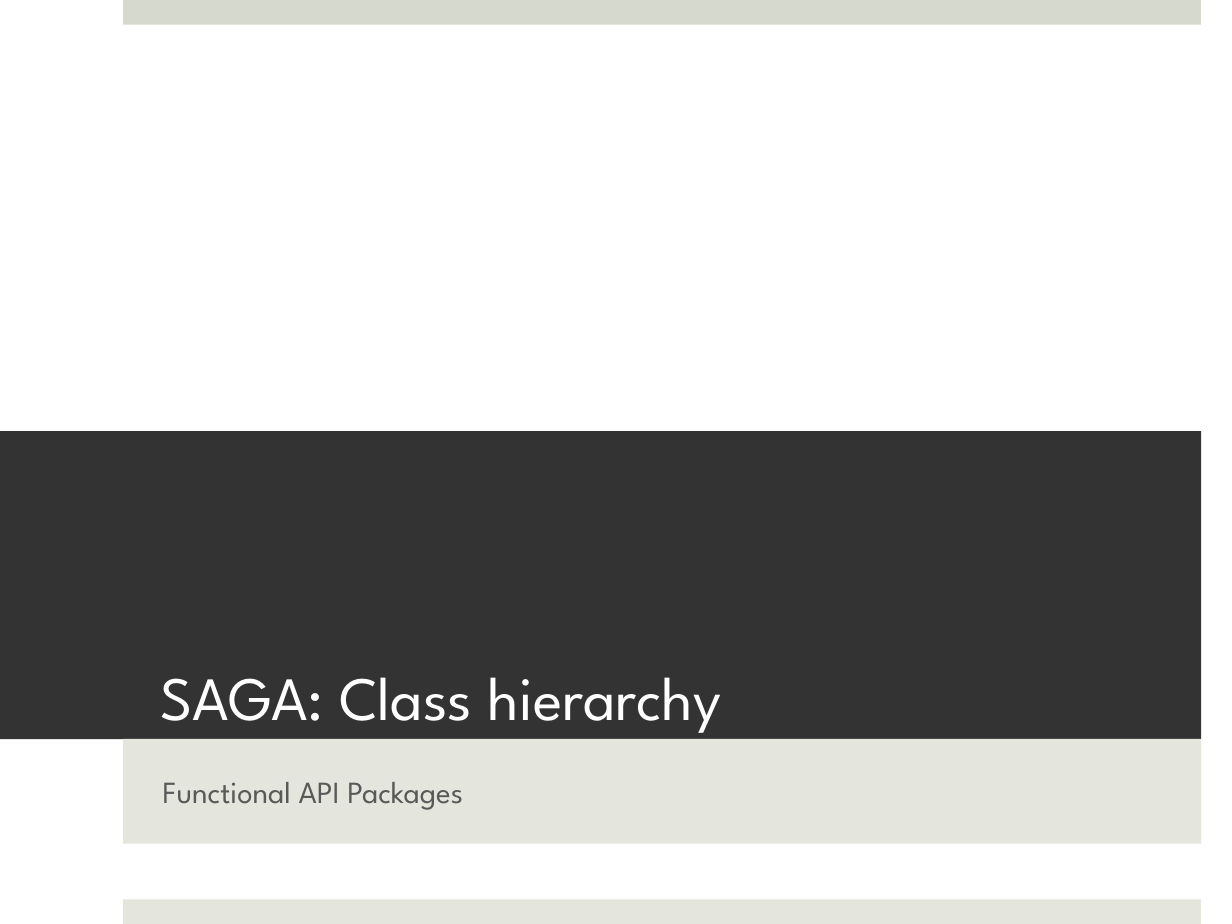
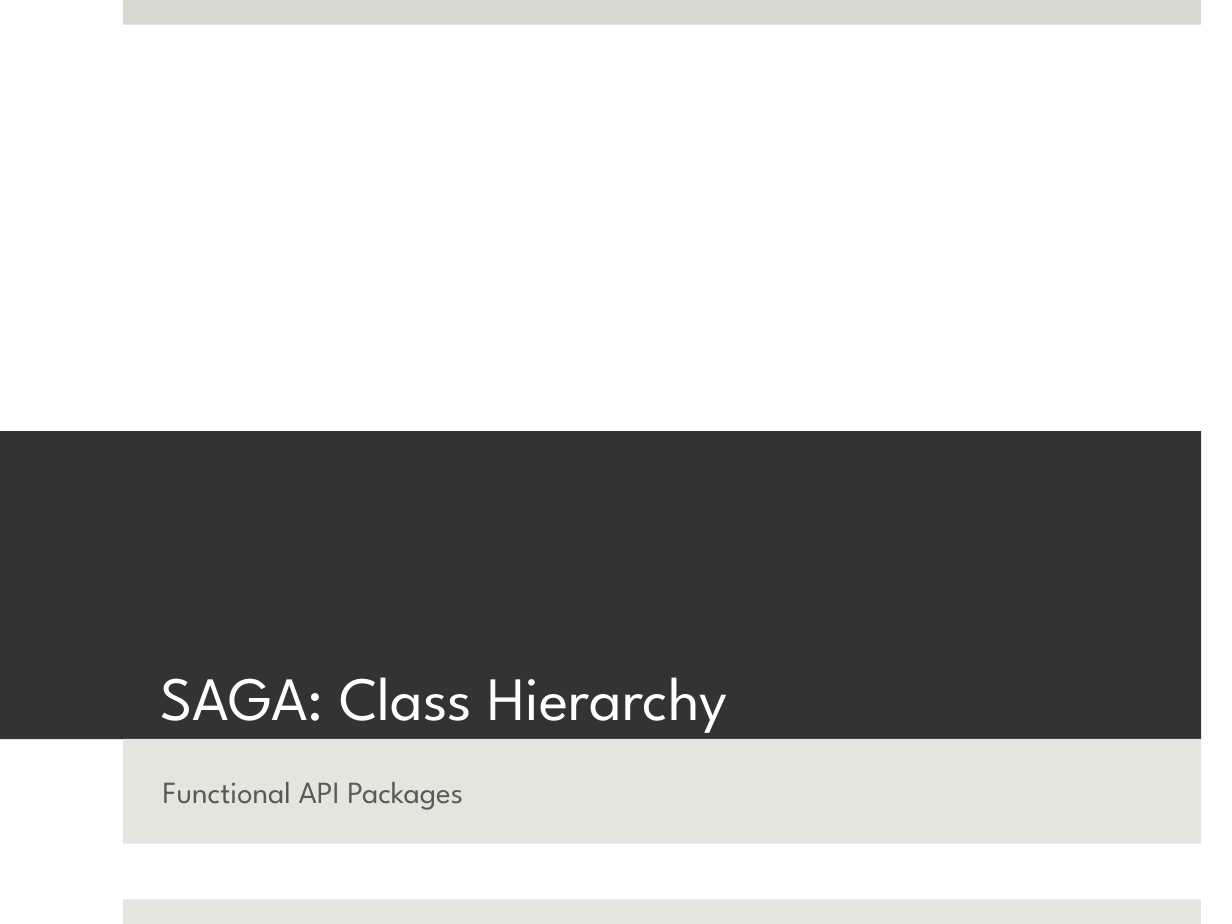
Before and after one commit to saga-project/saga-cpp-legacy-projects, a slide deck: slide 13 of tutorial/general_tutorial/API-Intro-short.pptx. Drawn at 1232x924 pixels with LibreOffice and Linux fonts; fonts in the diff are those of the drawing. Boxes give left, top, right and bottom in pixels: in the first picture for what was removed or moved away, otherwise in the second. Text is boxed around its words. In the diff, an @@ line names an element or a change of style, - is before the commit and + after.

```diff
--- a/tutorial/general_tutorial/API-Intro-short.pptx
+++ b/tutorial/general_tutorial/API-Intro-short.pptx
@@ title at (160, 677, 728, 733): text changed @@
-SAGA: Class hierarchy
+SAGA: Class Hierarchy
```
Also in this commit, not shown: 2 other slides changed.
